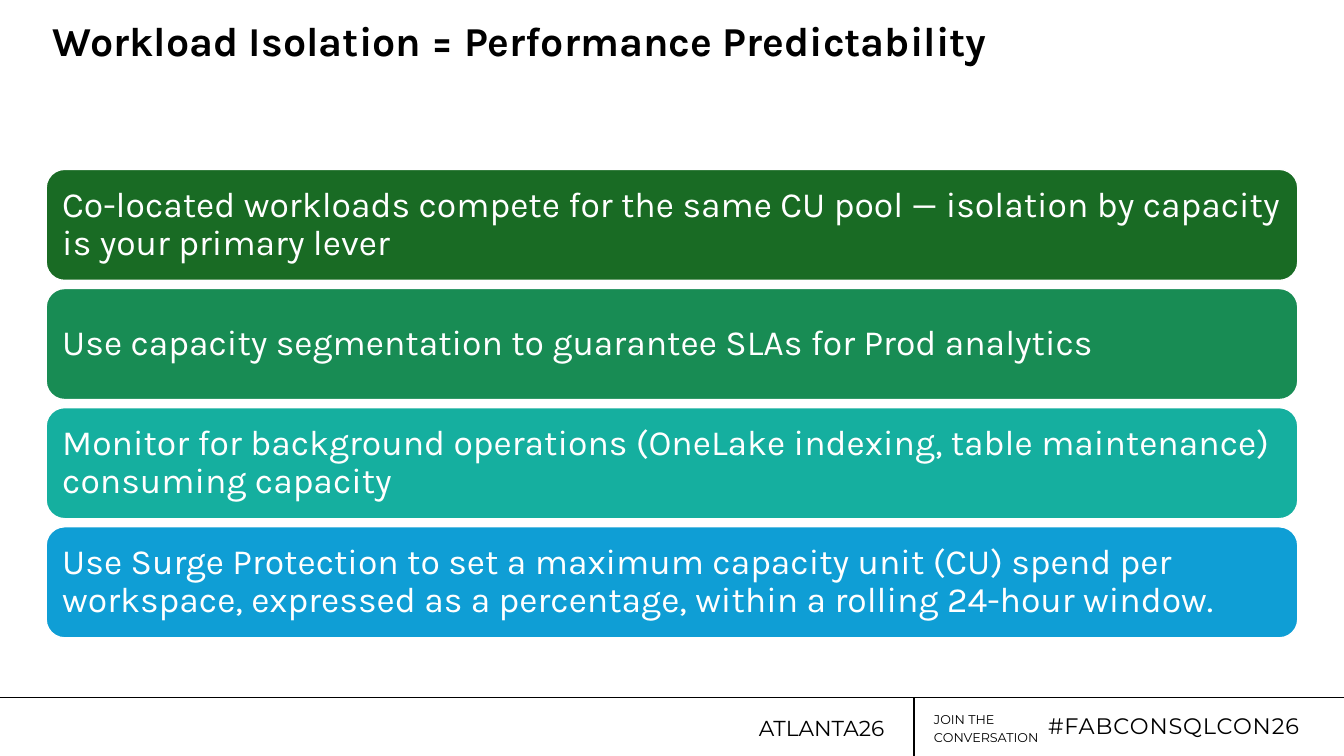
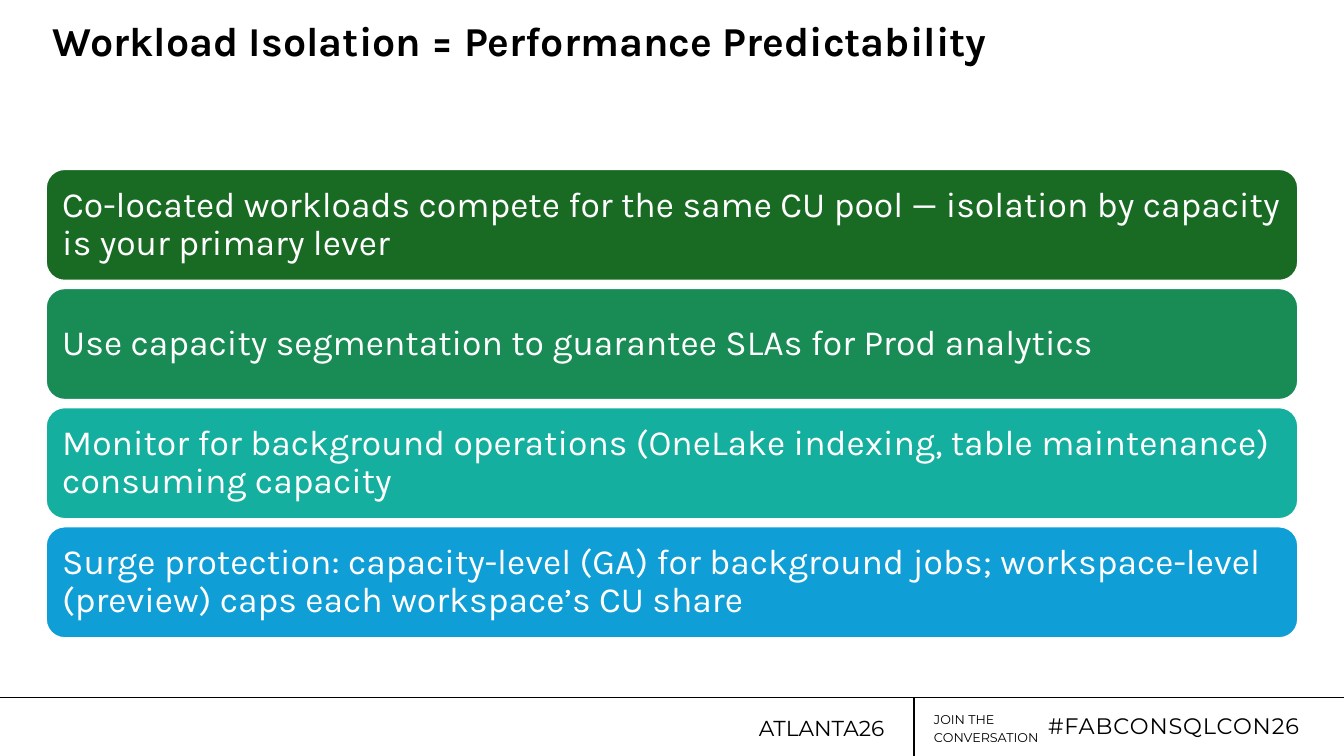
Before and after one commit to jdanton/FabricWAF, a slide deck: slide 29 of Dantoni_FabCon26-WAF.pptx (slide 28 before the commit). Drawn at 1344x756 pixels with LibreOffice and Linux fonts; fonts in the diff are those of the drawing; background and template pictures are left out. Boxes give left, top, right and bottom in pixels: in the first picture for what was removed or moved away, otherwise in the second. Text is boxed around its words. In the diff, an @@ line names an element or a change of style, - is before the commit and + after.

```diff
--- a/Dantoni_FabCon26-WAF.pptx
+++ b/Dantoni_FabCon26-WAF.pptx
@@ text at [62,548,1260,621]: text changed @@
-Use Surge Protection to set a maximum capacity unit (CU) spend per workspace, expressed as a percentage, within a rolling 24-hour window.
+Surge protection: capacity-level (GA) for background jobs; workspace-level (preview) caps each workspace’s CU share
```
Also in this commit, not shown: 7 other slides changed, 1 slide added, 5 slides removed.
